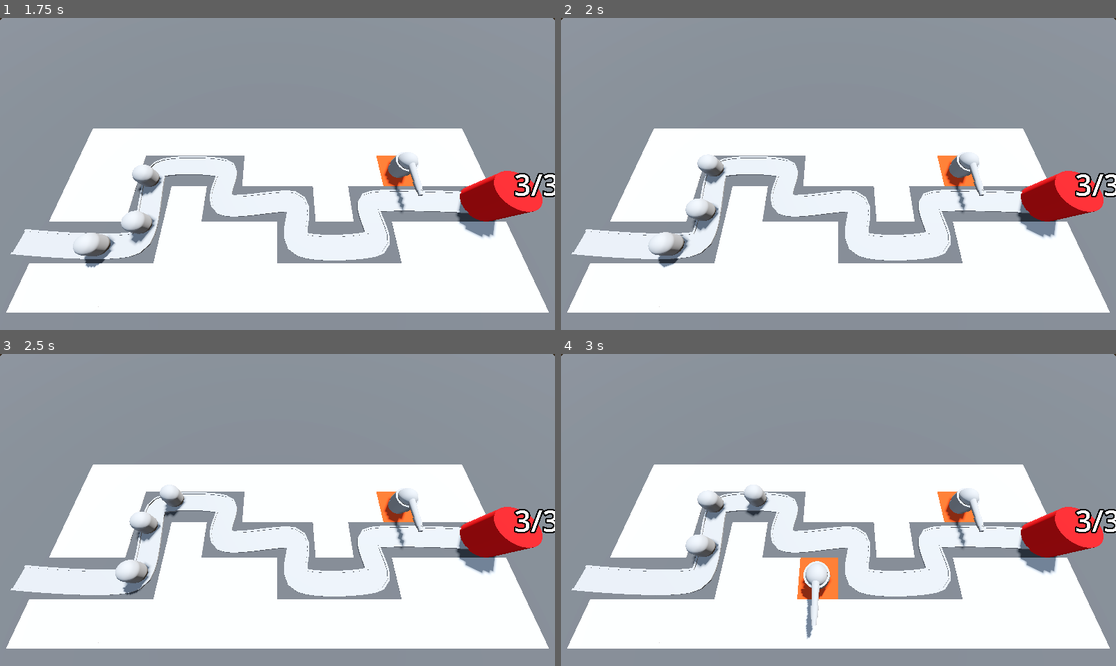
Above: before the commit, frames 1-4 (two rows, left to right).
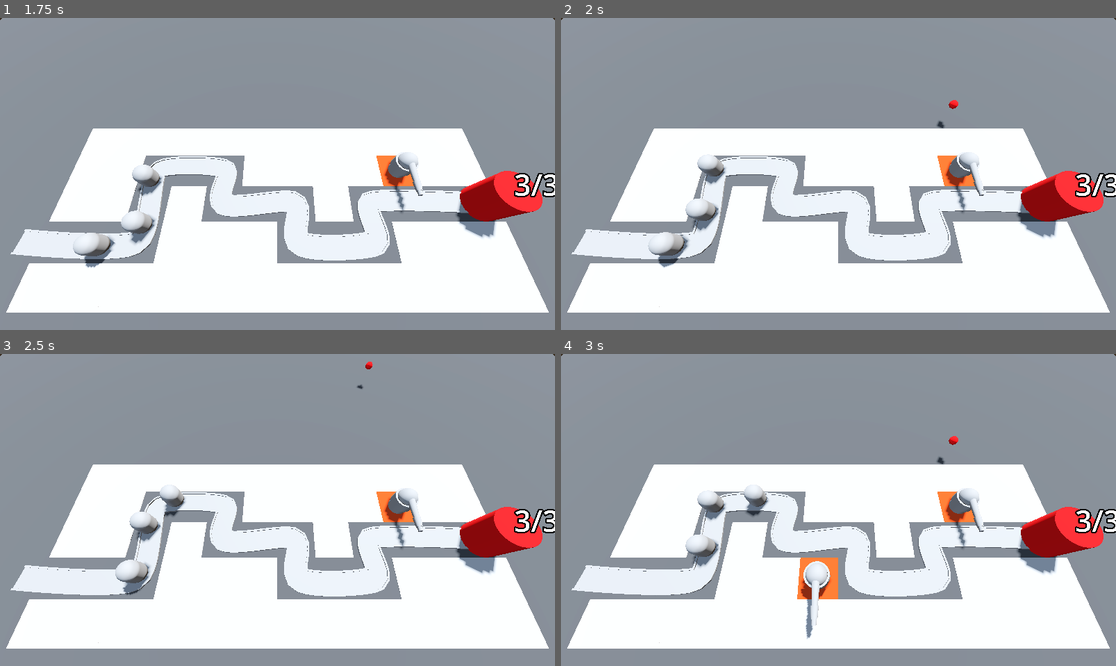
Above: after the commit, the same moments.

Repository: RileyWaldo/BarbarianBlaster
Game: Godot game, scene res://base_level.tscn
Same seed, same stepped clock (60 frames per second), same inputs: the game is played once before the commit and once after it.
Inputs (mouse positions are in pixels of both pictures, inside the frame that each line leads up to):
- Up to frame 1 (1.75 s): move the mouse to (399, 158) at 0.52 s; click (399, 158) at 0.6 s; move the mouse to (166, 189) at 1.27 s; click (166, 189) at 1.35 s
- Up to frame 2 (2 s): no input
- Up to frame 3 (2.5 s): move the mouse to (333, 441) at 2.02 s; click (333, 441) at 2.1 s
- Up to frame 4 (3 s): move the mouse to (810, 572) at 2.77 s; click (810, 572) at 2.85 s

Frame 1 is identical in both runs. In frame 2, less than 0.1% of the frame differs, in the area x 67-72%, y 26-36%; in frame 3, less than 0.1%; in frame 4, less than 0.1%.

Commit message:
Added projectiles to turrets

Diff:
--- /dev/null
+++ b/GameObjects/Projectile.tscn
@@ -0,0 +1,26 @@
+[gd_scene load_steps=5 format=3 uid="uid://cx207tpwx1ix5"]
+
+[ext_resource type="Script" uid="uid://bnrrlmigbv3u2" path="res://Scripts/Projectile.gd" id="1_vgld0"]
+
+[sub_resource type="StandardMaterial3D" id="StandardMaterial3D_xs7re"]
+albedo_color = Color(1, 0, 0, 1)
+
+[sub_resource type="SphereMesh" id="SphereMesh_vgld0"]
+
+[sub_resource type="SphereShape3D" id="SphereShape3D_c3x1g"]
+
+[node name="Projectile" type="Area3D"]
+top_level = true
+script = ExtResource("1_vgld0")
+
+[node name="MeshInstance3D" type="MeshInstance3D" parent="."]
+material_override = SubResource("StandardMaterial3D_xs7re")
+mesh = SubResource("SphereMesh_vgld0")
+
+[node name="CollisionShape3D" type="CollisionShape3D" parent="."]
+shape = SubResource("SphereShape3D_c3x1g")
+
+[node name="DespawnTimer" type="Timer" parent="."]
+autostart = true
+
+[connection signal="timeout" from="DespawnTimer" to="." method="_on_despawn_timer_timeout"]
--- a/GameObjects/Turret.tscn
+++ b/GameObjects/Turret.tscn
@@ -1,4 +1,7 @@
-[gd_scene load_steps=6 format=3 uid="uid://cwnwy7uaafk4l"]
+[gd_scene load_steps=8 format=3 uid="uid://cwnwy7uaafk4l"]
+
+[ext_resource type="Script" uid="uid://mjsvccvrufa0" path="res://Scripts/Turret.gd" id="1_aqrsx"]
+[ext_resource type="PackedScene" uid="uid://cx207tpwx1ix5" path="res://GameObjects/Projectile.tscn" id="2_0ruk3"]
 
 [sub_resource type="CylinderMesh" id="CylinderMesh_ulk6p"]
 height = 1.0
@@ -23,6 +26,8 @@
 
 [node name="Turret" type="Node3D"]
 transform = Transform3D(2, 0, 0, 0, 2, 0, 0, 0, 2, 0, 0, 0)
+script = ExtResource("1_aqrsx")
+projectile = ExtResource("2_0ruk3")
 
 [node name="TurretBase" type="MeshInstance3D" parent="."]
 transform = Transform3D(1, 0, 0, 0, 1, 0, 0, 0, 1, 0, 0.5, 0)
@@ -44,6 +49,15 @@
 transform = Transform3D(1, 0, 0, 0, 1, 0, 0, 0, 1, 0, 0.52482826, -1.1920929e-07)
 mesh = SubResource("CylinderMesh_fybta")
 
+[node name="ProjectileSpawnPoint" type="Node3D" parent="TurretBase/TurretTop/Gun"]
+unique_name_in_owner = true
+transform = Transform3D(1, 0, 0, 0, -4.371139e-08, 1, 0, -1, -4.371139e-08, 0, 1.6852134, 0.3172922)
+
 [node name="MeshInstance3D" type="MeshInstance3D" parent="TurretBase/TurretTop"]
 transform = Transform3D(1, 0, 0, 0, 1, 0, 0, 0, 1, 0, 0.3, 0)
 mesh = SubResource("SphereMesh_lvfwo")
+
+[node name="ShootTimer" type="Timer" parent="."]
+autostart = true
+
+[connection signal="timeout" from="ShootTimer" to="." method="_on_shoot_timer_timeout"]
--- /dev/null
+++ b/Scripts/Projectile.gd
@@ -0,0 +1,12 @@
+extends Area3D
+
+@export var speed := 30.0
+
+var direction := Vector3.FORWARD
+
+func _physics_process(delta: float) -> void:
+	position += direction * delta * speed
+
+
+func _on_despawn_timer_timeout() -> void:
+	queue_free()
--- /dev/null
+++ b/Scripts/Turret.gd
@@ -0,0 +1,10 @@
+extends Node3D
+
+@export var projectile: PackedScene
+
+@onready var projectileSpawnPoint: Node3D = %ProjectileSpawnPoint
+
+func _on_shoot_timer_timeout() -> void:
+	var newProjectile := projectile.instantiate()
+	add_child(newProjectile)
+	newProjectile.global_position = projectileSpawnPoint.global_position
Not shown, added: Scripts/Projectile.gd.uid
Not shown, added: Scripts/Turret.gd.uid
